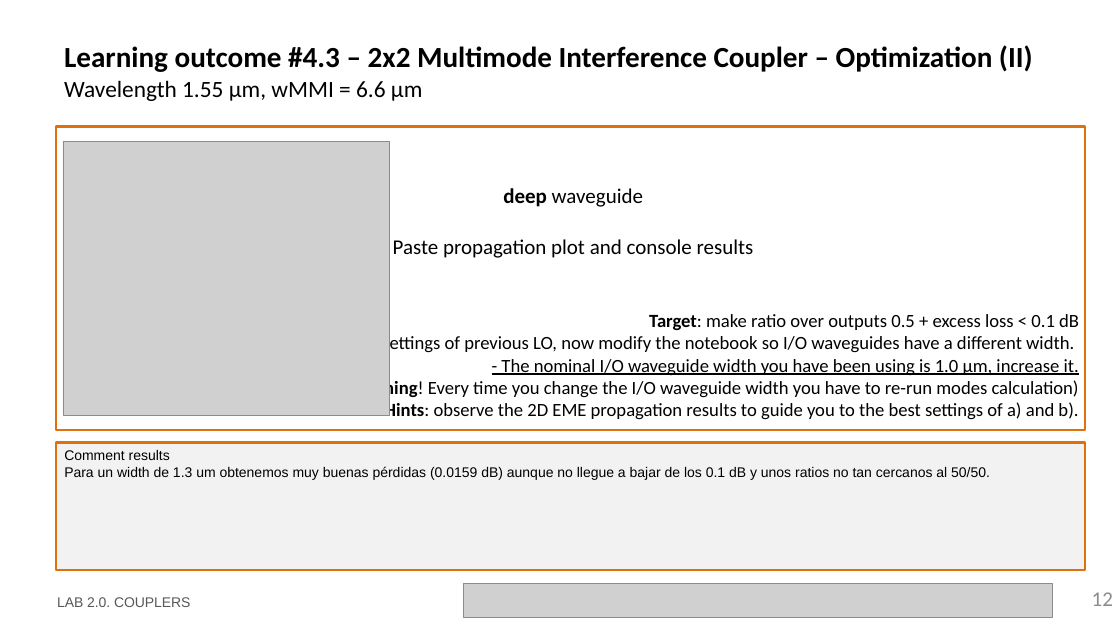
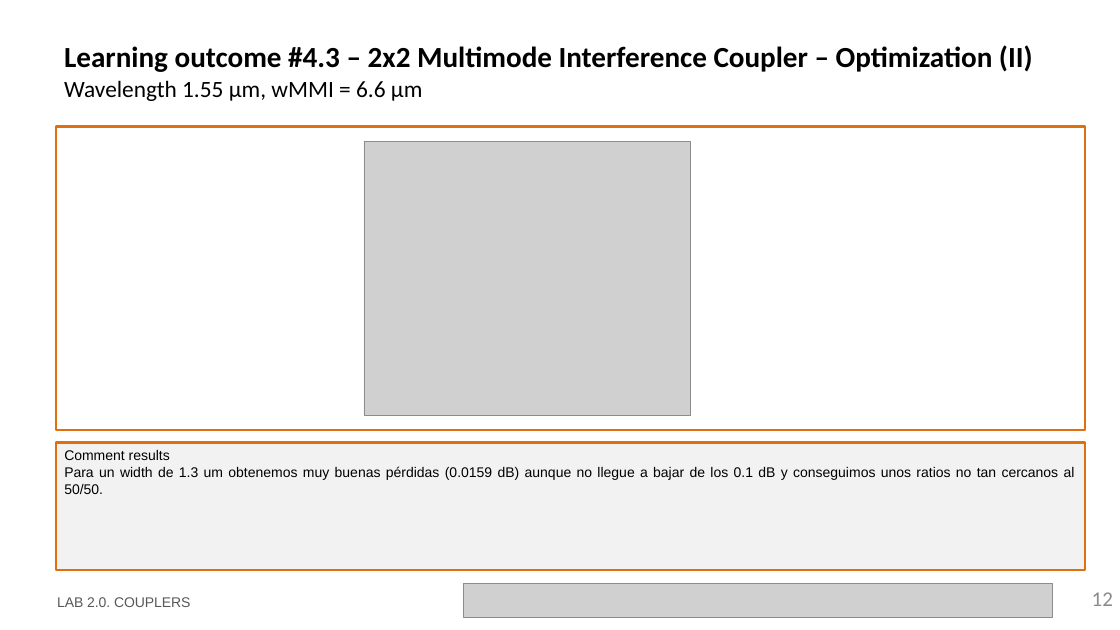
Before and after one commit to davidalcarria/pic-upv-lab2, a slide deck: slide 12 of LabBook_20.pptx. Drawn at 1120x630 pixels with LibreOffice and Linux fonts; fonts in the diff are those of the drawing; grey boxes stand for pictures; background and template pictures are left out. Boxes give left, top, right and bottom in pixels: in the first picture for what was removed or moved away, otherwise in the second. Text is boxed around its words. In the diff, an @@ line names an element or a change of style, - is before the commit and + after.

Commit message:
fin

```diff
--- a/LabBook_20.pptx
+++ b/LabBook_20.pptx
@@ picture: place and size @@
-picture at <box>63,142,389,416</box>
+picture at <box>364,142,690,416</box>
@@ text removed at <box>346,188,1079,420</box> @@
-deep waveguide
-Paste propagation plot and console results
-Target: make ratio over outputs 0.5 + excess loss < 0.1 dB
-With same settings of previous LO, now modify the notebook so I/O waveguides have a different width.
-- The nominal I/O waveguide width you have been using is 1.0 µm, increase it.
-(Warning! Every time you change the I/O waveguide width you have to re-run modes calculation)
-Hints: observe the 2D EME propagation results to guide you to the best settings of a) and b).
@@ text in rectangle at <box>64,466,1075,494</box>: text changed @@
-Para un width de 1.3 um obtenemos muy buenas pérdidas (0.0159 dB) aunque no llegue a bajar de los 0.1 dB y unos ratios no tan cercanos al 50/50.
+Para un width de 1.3 um obtenemos muy buenas pérdidas (0.0159 dB) aunque no llegue a bajar de los 0.1 dB y conseguimos unos ratios no tan cercanos al 50/50.
```
Also in this commit, not shown: 10 other slides changed.
